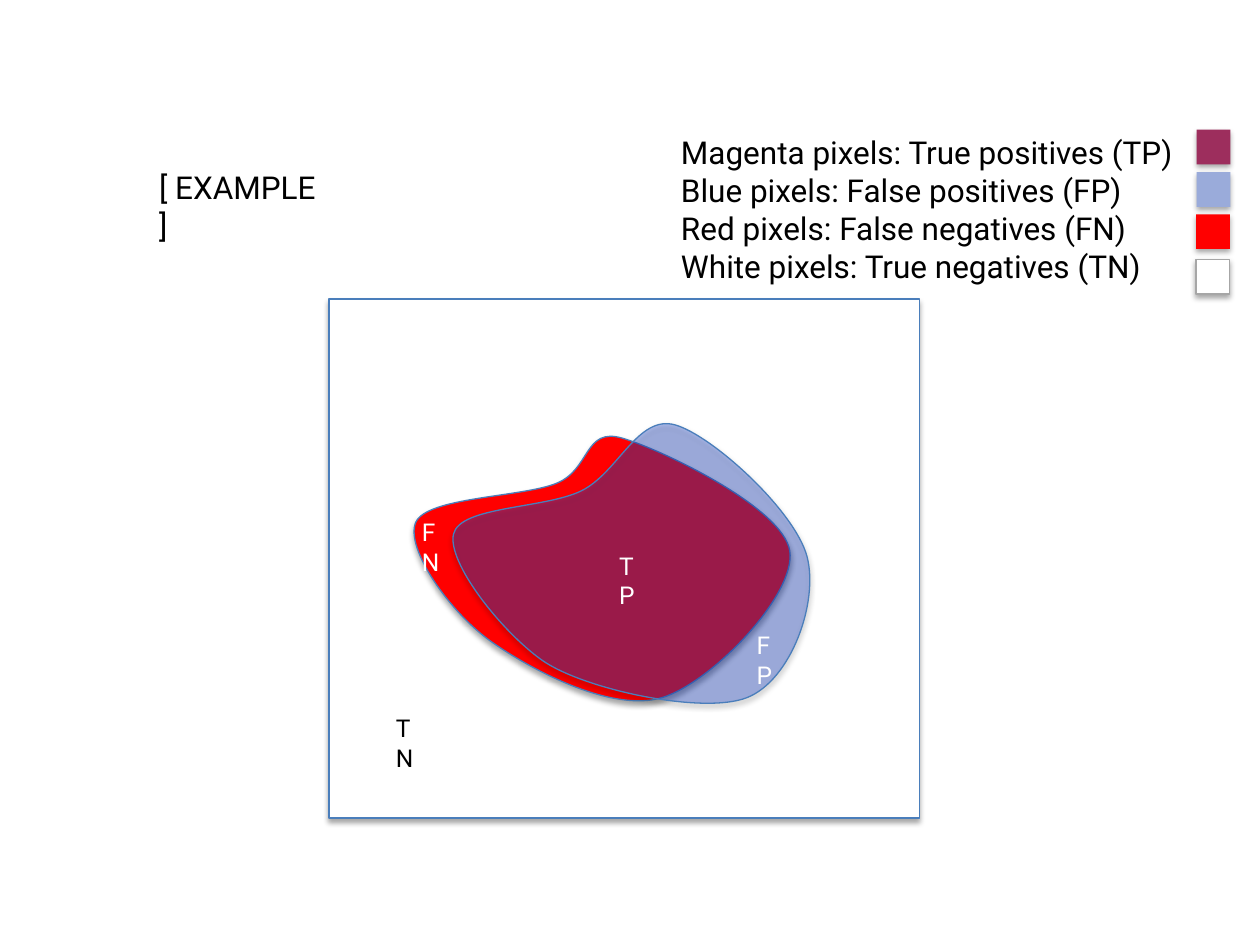
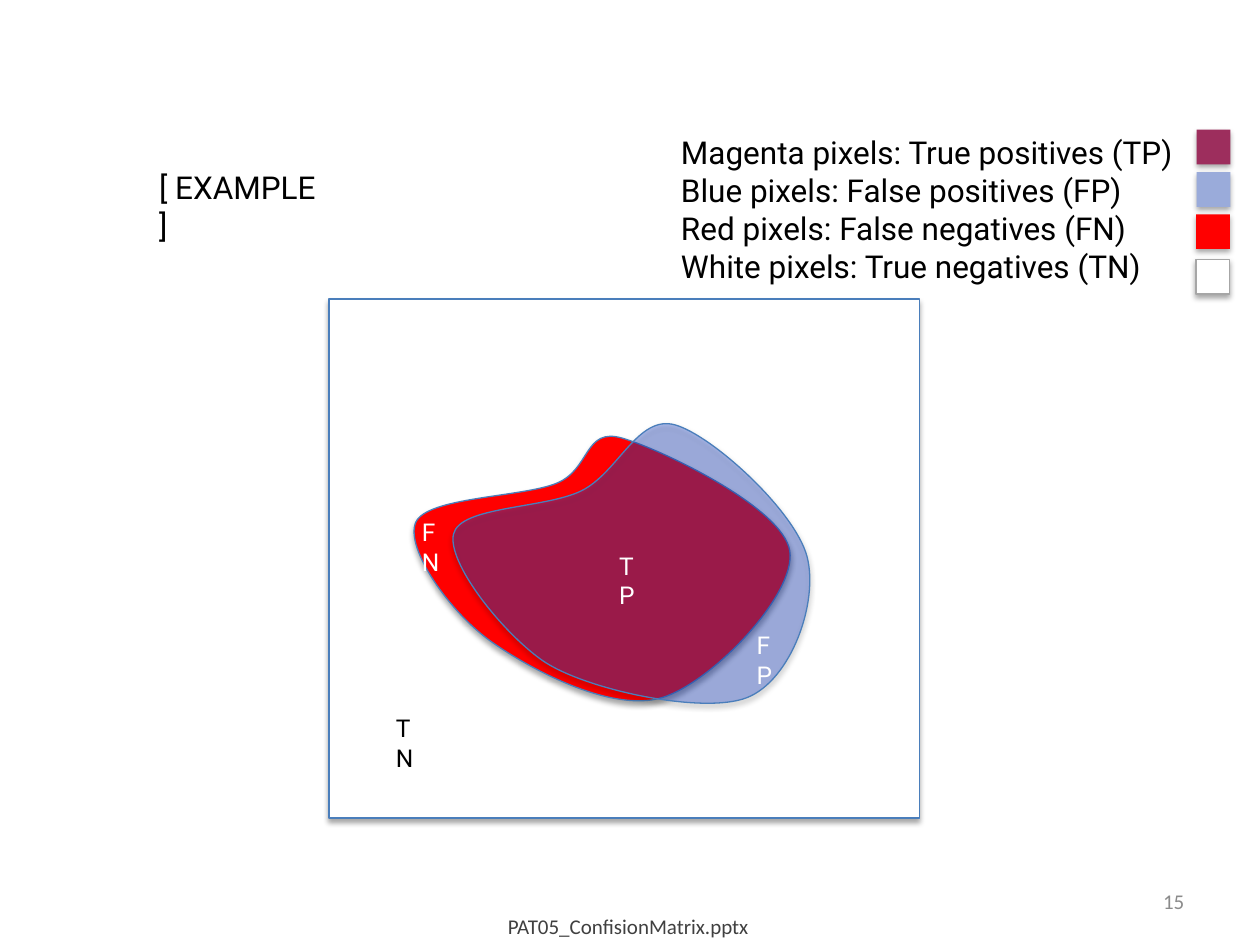
Before and after one commit to domingomery/patrones, a slide deck: slide 15 of clases/Cap05_Evaluacion/presentations/PAT05_ConfusionMatrix.pptx. Drawn at 1260x945 pixels with LibreOffice and Linux fonts; fonts in the diff are those of the drawing. Boxes give left, top, right and bottom in pixels: in the first picture for what was removed or moved away, otherwise in the second. Text is boxed around its words. In the diff, an @@ line names an element or a change of style, - is before the commit and + after.

```diff
--- a/clases/Cap05_Evaluacion/presentations/PAT05_ConfusionMatrix.pptx
+++ b/clases/Cap05_Evaluacion/presentations/PAT05_ConfusionMatrix.pptx
@@ page number added at <box>1163,895,1184,909</box>, 12 pt, text #8C8C8C @@
+15
@@ text added at <box>508,919,748,938</box>, 12 pt, text #404040 @@
+PAT05_ConfisionMatrix.pptx
```
Also in this commit, not shown: 26 other slides changed, 13 other files.
